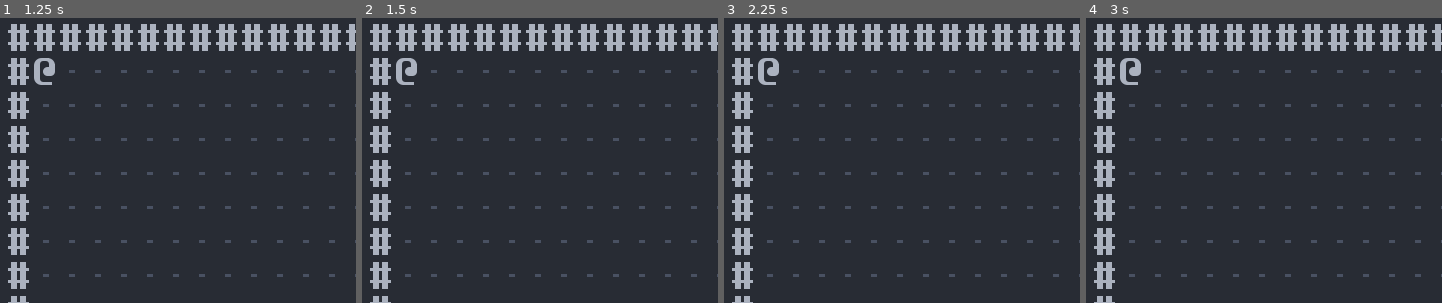
Above: before the commit, frames 1-4 (left to right).
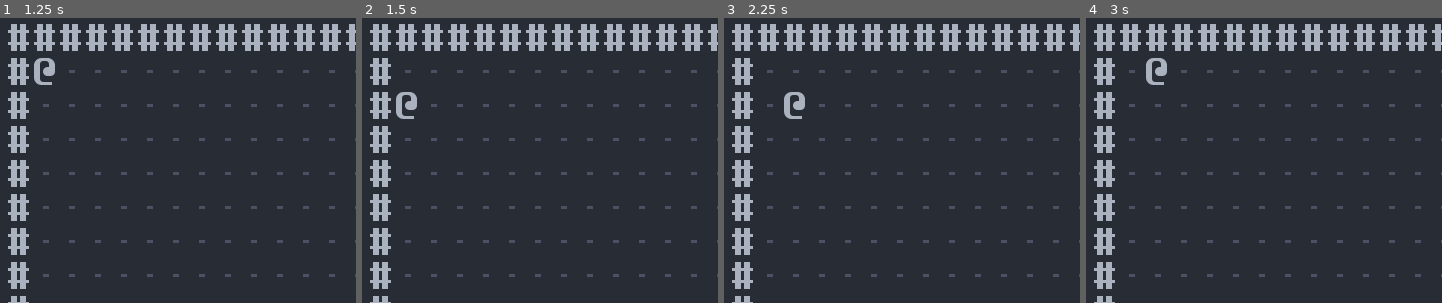
Above: after the commit, the same moments.

Repository: dave470003/froxis
Game: Godot game, scene res://scene/main/MainScene.tscn
Same seed, same stepped clock (60 frames per second), same inputs: the game is played once before the commit and once after it.
Inputs:
- Up to frame 1 (1.25 s): tap Enter at 0.5 s; hold Right (move_right) from 0.53 s (still down); tap Space (init_world) at 0.6 s
- Up to frame 2 (1.5 s): tap Space (init_world) at 1.25, 1.35 s; release Right (move_right) at 1.28 s; hold Down (move_down) from 1.28 s (still down)
- Up to frame 3 (2.25 s): tap Enter at 2 s; release Down (move_down) at 2.03 s; hold Right (move_right) from 2.03 s (still down); tap Space (init_world) at 2.1 s
- Up to frame 4 (3 s): tap Space (init_world) at 2.75, 2.85 s; release Right (move_right) at 2.78 s; hold Up (move_up) from 2.78 s (still down)
The pictures show only the part of the screen within x 0-50%, y 0-50%; the shares and areas given below are measured in that part.

Frame 1 is identical in both runs. In frame 2, 0.7% of the frame differs, in the area x 9-16%, y 14-36%; in frame 3, 0.7%; in frame 4, 0.7%.
Error before the commit: Invalid access to property or key 'turn_started' on a base object of type 'null instance'. (res://scene/main/PCMove.gd:11)

Commit message:
Fixed capitialization

Diff:
--- a/library/GroupName.gd
+++ b/library/GroupName.gd
@@ -1,5 +1,5 @@
 # GroupName.gd
 
 const PC: String = "pc"
-const Building: String = "building"
-const Dwarf: String = "dwarf"
+const BUILDING: String = "building"
+const DWARF: String = "dwarf"
--- a/scene/main/EnemyAI.gd
+++ b/scene/main/EnemyAI.gd
@@ -4,15 +4,15 @@
 
 # Called when the node enters the scene tree for the first time.
 func _ready():
-    get_node("../Schedule").turn_started.connect(_on_Schedule_turn_started)
+	get_node("../Schedule").turn_started.connect(_on_Schedule_turn_started)
 
 
 # Called every frame. 'delta' is the elapsed time since the previous frame.
 func _process(delta):
-    pass
+	pass
 
 func _on_Schedule_turn_started(current_sprite: Sprite2D) -> void:
-    if not current_sprite.is_in_group(_new_GroupName.DWARF):
-        return
+	if not current_sprite.is_in_group(_new_GroupName.DWARF):
+		return
 
-    get_node("../Schedule").end_turn()
+	get_node("../Schedule").end_turn()
--- a/scene/main/InitWorld.gd
+++ b/scene/main/InitWorld.gd
@@ -34,9 +34,9 @@
 	for x in range(0, _new_DungeonSize.MAX_X):
 		for y in range(0, _new_DungeonSize.MAX_Y):
 			if (x == 0 || y == 0 || x == _new_DungeonSize.MAX_X - 1 || y == _new_DungeonSize.MAX_Y - 1):
-				_create_sprite(Wall, _new_GroupName.Building, x, y)
+				_create_sprite(Wall, _new_GroupName.BUILDING, x, y)
 			else:
-				_create_sprite(Floor, _new_GroupName.Building, x, y)
+				_create_sprite(Floor, _new_GroupName.BUILDING, x, y)
 
 # Called every frame. 'delta' is the elapsed time since the previous frame.
 func _process(delta) -> void:
--- a/scene/main/MainScene.tscn
+++ b/scene/main/MainScene.tscn
@@ -1,8 +1,10 @@
-[gd_scene load_steps=4 format=3 uid="uid://bk6dytwsq5jkx"]
+[gd_scene load_steps=6 format=3 uid="uid://bk6dytwsq5jkx"]
 
 [ext_resource type="Script" path="res://scene/main/InitWorld.gd" id="1_2yf6q"]
 [ext_resource type="PackedScene" uid="uid://dpl6chwdfk2qh" path="res://scene/main/MainGUI.tscn" id="2_qbref"]
 [ext_resource type="Script" path="res://scene/main/PCMove.gd" id="3_s2owl"]
+[ext_resource type="Script" path="res://scene/main/Schedule.gd" id="4_1ec4g"]
+[ext_resource type="Script" path="res://scene/main/EnemyAI.gd" id="5_8vwha"]
 
 [node name="MainScene" type="Node2D"]
 
@@ -13,3 +15,9 @@
 
 [node name="PCMove" type="Node2D" parent="."]
 script = ExtResource("3_s2owl")
+
+[node name="Schedule" type="Node2D" parent="."]
+script = ExtResource("4_1ec4g")
+
+[node name="EnemyAI" type="Node2D" parent="."]
+script = ExtResource("5_8vwha")
--- a/scene/main/PCMove.gd
+++ b/scene/main/PCMove.gd
@@ -8,41 +8,41 @@
 
 # Called when the node enters the scene tree for the first time.
 func _ready():
-    get_node("../Schedule").turn_started.connect(_on_Schedule_turn_started)
-    get_node("../InitWorld").sprite_created.connect(_on_InitWorld_sprite_created)
-    set_process_unhandled_input(false)
+	get_node("../Schedule").turn_started.connect(_on_Schedule_turn_started)
+	get_node("../InitWorld").sprite_created.connect(_on_InitWorld_sprite_created)
+	set_process_unhandled_input(false)
 
 
 # Called every frame. 'delta' is the elapsed time since the previous frame.
 func _process(delta):
-    pass
+	pass
 
 func _on_InitWorld_sprite_created(sprite: Sprite2D):
-    if sprite.is_in_group(_new_GroupName.PC):
-        _pc = sprite
-        set_process_unhandled_input(true)
+	if sprite.is_in_group(_new_GroupName.PC):
+		_pc = sprite
+		set_process_unhandled_input(true)
 
 func _unhandled_input(event: InputEvent) -> void:
-    print("pc: {0}".format([_pc]))
-    var source: Array = _new_ConvertCoord.vector_to_array(_pc.position)
-    var x: int = source[0]
-    var y: int = source[1]
+	print("pc: {0}".format([_pc]))
+	var source: Array = _new_ConvertCoord.vector_to_array(_pc.position)
+	var x: int = source[0]
+	var y: int = source[1]
 
-    if event.is_action_pressed(_new_InputName.MOVE_LEFT):
-        x -= 1
-    elif event.is_action_pressed(_new_InputName.MOVE_RIGHT):
-        x += 1
-    elif event.is_action_pressed(_new_InputName.MOVE_UP):
-        y -= 1
-    elif event.is_action_pressed(_new_InputName.MOVE_DOWN):
-        y += 1
+	if event.is_action_pressed(_new_InputName.MOVE_LEFT):
+		x -= 1
+	elif event.is_action_pressed(_new_InputName.MOVE_RIGHT):
+		x += 1
+	elif event.is_action_pressed(_new_InputName.MOVE_UP):
+		y -= 1
+	elif event.is_action_pressed(_new_InputName.MOVE_DOWN):
+		y += 1
 
 
-    _pc.position = _new_ConvertCoord.index_to_vector(x, y)
-    get_node("../Schedule").end_turn()
+	_pc.position = _new_ConvertCoord.index_to_vector(x, y)
+	get_node("../Schedule").end_turn()
 
 func _on_Schedule_turn_started(current_sprite: Sprite2D) -> void:
-    if current_sprite.is_in_group(_new_GroupName.PC):
-        set_process_unhandled_input(true)
-    else:
-        print(current_sprite.name)
+	if current_sprite.is_in_group(_new_GroupName.PC):
+		set_process_unhandled_input(true)
+	else:
+		print(current_sprite.name)
--- a/scene/main/Schedule.gd
+++ b/scene/main/Schedule.gd
@@ -8,31 +8,31 @@
 
 # Called when the node enters the scene tree for the first time.
 func _ready():
-    get_node("../InitWorld").sprite_created.connect(_on_InitWorld_sprite_created)
+	get_node("../InitWorld").sprite_created.connect(_on_InitWorld_sprite_created)
 
 # Called every frame. 'delta' is the elapsed time since the previous frame.
 func _process(delta):
-    pass
+	pass
 
 func _on_InitWorld_sprite_created(new_sprite: Sprite2D) -> void:
-    if new_sprite.is_in_group(_new_GroupName.PC):
-        _actors[0] = new_sprite
-    elif new_sprite.is_in_group(_new_GroupName.DWARF):
-        _actors.append(new_sprite)
+	if new_sprite.is_in_group(_new_GroupName.PC):
+		_actors[0] = new_sprite
+	elif new_sprite.is_in_group(_new_GroupName.DWARF):
+		_actors.append(new_sprite)
 
 
 func end_turn() -> void:
-    print("{0}: End turn.".format([_get_current().name]))
-    _goto_next()
-    turn_started.emit(_get_current())
+	print("{0}: End turn.".format([_get_current().name]))
+	_goto_next()
+	turn_started.emit(_get_current())
 
 
 func _get_current() -> Sprite2D:
-    return _actors[_pointer] as Sprite2D
+	return _actors[_pointer] as Sprite2D
 
 
 func _goto_next() -> void:
-    _pointer += 1
+	_pointer += 1
 
-    if _pointer > len(_actors) - 1:
-        _pointer = 0
+	if _pointer > len(_actors) - 1:
+		_pointer = 0
